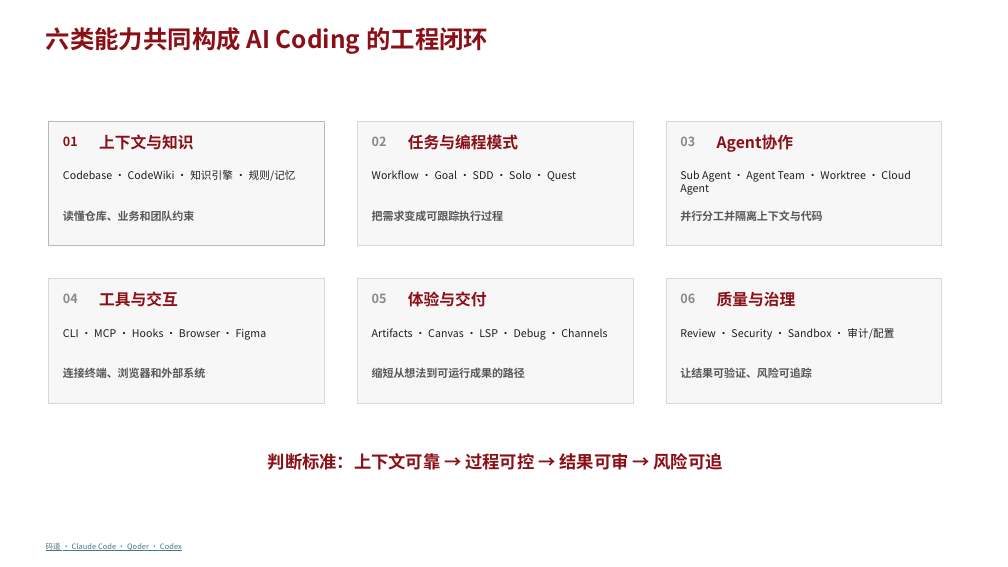
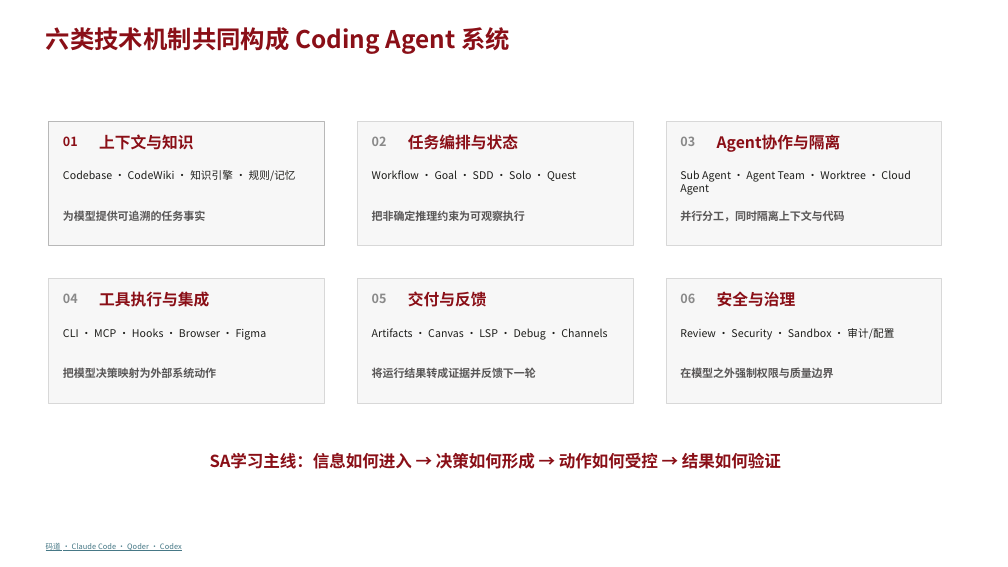
Before and after one commit to peter-liu1997/ai-solution-reports, a slide deck: slide 2 of AI-Coding-工具能力赋能-16页华为企业方案风格版.pptx. Drawn at 1008x567 pixels with LibreOffice and Linux fonts; fonts in the diff are those of the drawing. Boxes give left, top, right and bottom in pixels: in the first picture for what was removed or moved away, otherwise in the second. Text is boxed around its words. In the diff, an @@ line names an element or a change of style, - is before the commit and + after.

```diff
--- a/AI-Coding-工具能力赋能-16页华为企业方案风格版.pptx
+++ b/AI-Coding-工具能力赋能-16页华为企业方案风格版.pptx
@@ text at <box>46,27,510,54</box>: text changed @@
-六类能力共同构成 AI Coding 的工程闭环
+六类技术机制共同构成 Coding Agent 系统
@@ text at <box>408,134,518,150</box>: text changed @@
-任务与编程模式
+任务编排与状态
@@ text at <box>717,134,841,152</box>: text changed @@
-Agent协作
+Agent协作与隔离
@@ text at <box>63,211,205,221</box>: text changed @@
-读懂仓库、业务和团队约束
+为模型提供可追溯的任务事实
@@ text at <box>372,211,525,221</box>: text changed @@
-把需求变成可跟踪执行过程
+把非确定推理约束为可观察执行
@@ text at <box>680,210,844,222</box>: text changed @@
-并行分工并隔离上下文与代码
+并行分工，同时隔离上下文与代码
@@ text at <box>99,291,209,307</box>: text changed @@
-工具与交互
+工具执行与集成
@@ text at <box>408,291,487,307</box>: text changed @@
-体验与交付
+交付与反馈
@@ text at <box>717,291,796,307</box>: text changed @@
-质量与治理
+安全与治理
@@ text at <box>63,368,216,378</box>: text changed @@
-连接终端、浏览器和外部系统
+把模型决策映射为外部系统动作
@@ text at <box>372,367,536,378</box>: text changed @@
-缩短从想法到可运行成果的路径
+将运行结果转成证据并反馈下一轮
@@ text at <box>680,368,833,378</box>: text changed @@
-让结果可验证、风险可追踪
+在模型之外强制权限与质量边界
@@ text at <box>210,453,781,469</box>: text changed; size 16.5 to 15.8 pt @@
-判断标准：上下文可靠 → 过程可控 → 结果可审 → 风险可追
+SA学习主线：信息如何进入 → 决策如何形成 → 动作如何受控 → 结果如何验证
```
Also in this commit, not shown: 9 other slides changed, 2 slides added, 2 slides removed.
